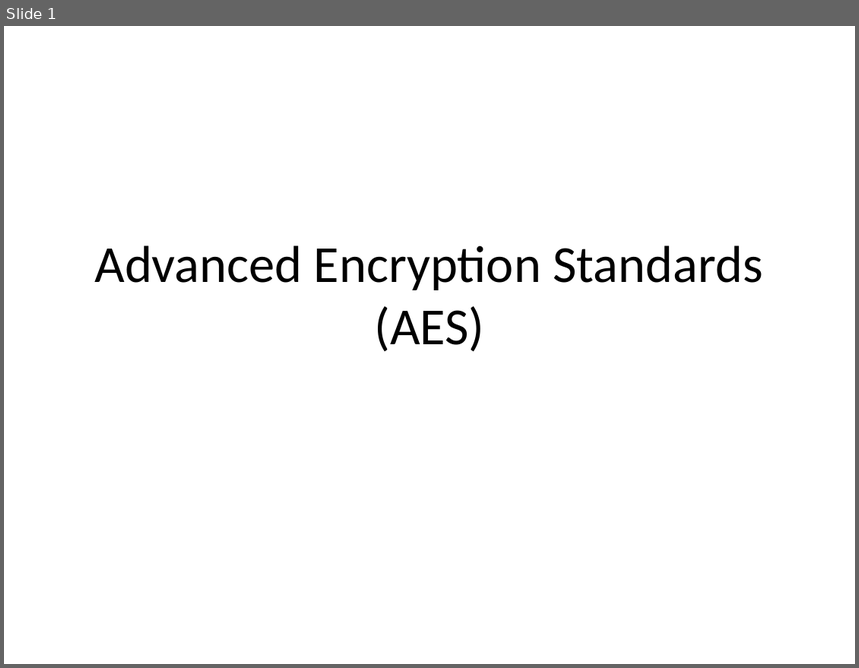
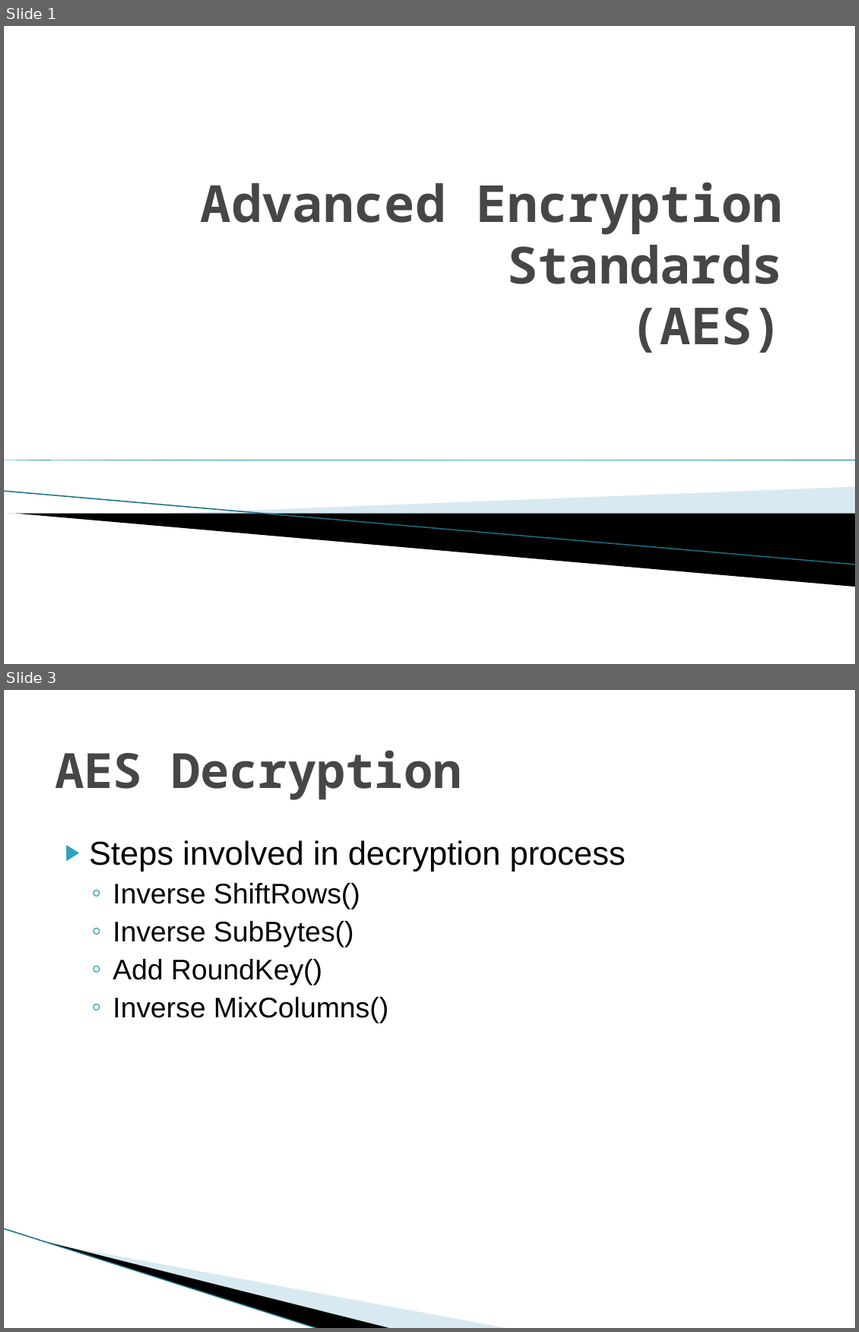
Before and after one commit to suryavalluri1/encryption_engineering, a slide deck: LabAssignemnts/AES_Project/Advanced Encryption Standards.pptx. Shown one above the other, each under a label of ours: slide 1 before the commit, slides 1 and 3 after it; the slides between them are not shown. The pictures are 859x668 and 859x1332 pixels, drawn with LibreOffice and Linux fonts; fonts in the diff are those of the drawing; background and template pictures are left out. Boxes give left, top, right and bottom in pixels: in the first picture for what was removed or moved away, otherwise in the second. Text is boxed around its words. In the diff, an @@ line names an element or a change of style, - is before the commit and + after.

```diff
--- a/LabAssignemnts/AES_Project/Advanced Encryption Standards.pptx
+++ b/LabAssignemnts/AES_Project/Advanced Encryption Standards.pptx
@@ slide 3 added at <box>4,690,855,1328</box>, background #FFFFFF @@
@@ title added at <box>55,750,462,800</box>, 41 pt, text #464646, bold @@
+AES Decryption
@@ text added at <box>89,840,626,1023</box>, 24 pt, text #000000 @@
+▶ Steps involved in decryption process
+  ◦ Inverse ShiftRows()
+  ◦ Inverse SubBytes()
+  ◦ Add RoundKey()
+  ◦ Inverse MixColumns()
@@ line added from (4, 1229) to (320, 1328), #97C5D8 0.95 pt @@
@@ freeform shape added at <box>49,1243,393,1328</box>, fill #000000 @@
@@ freeform shape added at <box>51,1243,510,1328</box>, fill #A0CBDC at 40% opacity @@
@@ slide 1 changed as well @@
@@ title "Advanced Encryption Standards (AES)": place and size @@
-title "Advanced Encryption Standards (AES)" at <box>94,246,763,352</box>
+title "Advanced Encryption Standards (AES)" at <box>201,183,783,353</box>
@@ title "Advanced Encryption Standards (AES)" at <box>201,183,783,353</box>: size 44 to 43.2 pt, font Calibri to Noto Sans Mono, text colour #000000 to #464646, bold on; alignment centre to right; vertical alignment middle to bottom @@
@@ right triangle added at <box>4,460,855,460</box>, fill gradient #007896 to #4CBBDF @@
@@ line added from (4, 492) to (855, 565), #97C5D8 0.95 pt @@
@@ freeform shape added at <box>161,487,855,532</box>, fill #A0CBDC at 40% opacity @@
@@ freeform shape added at <box>7,514,855,587</box>, fill #000000 @@
```
Also in this commit, not shown: 1 other slide changed, 2 slides removed, 2 other files.
